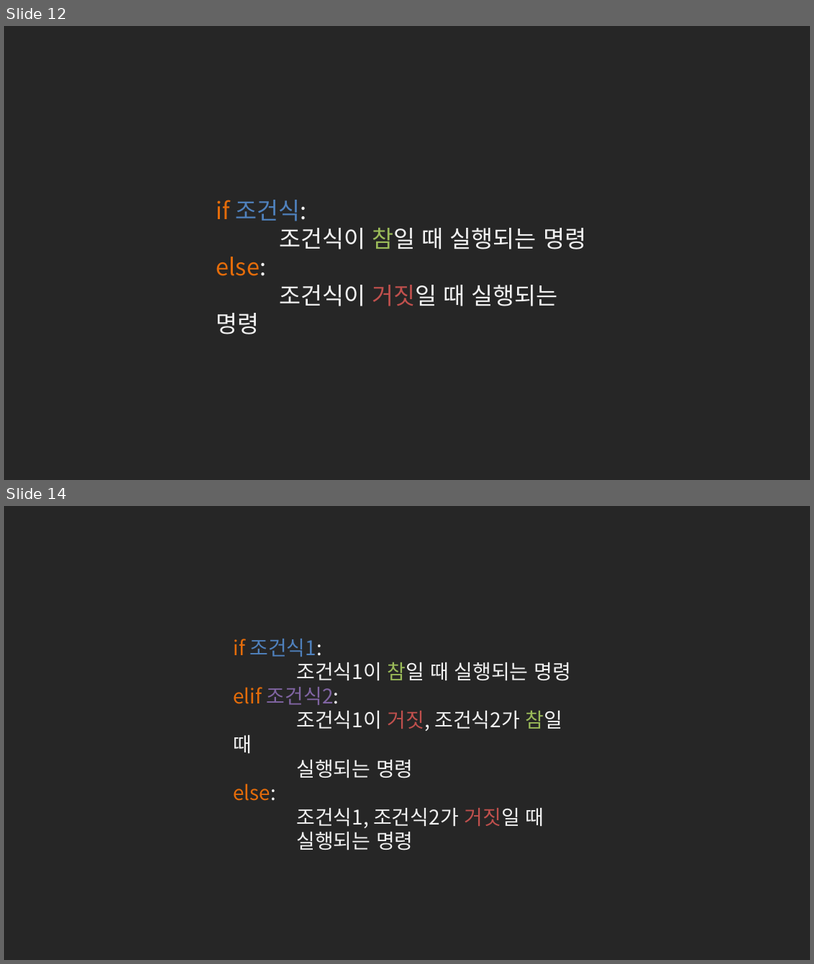
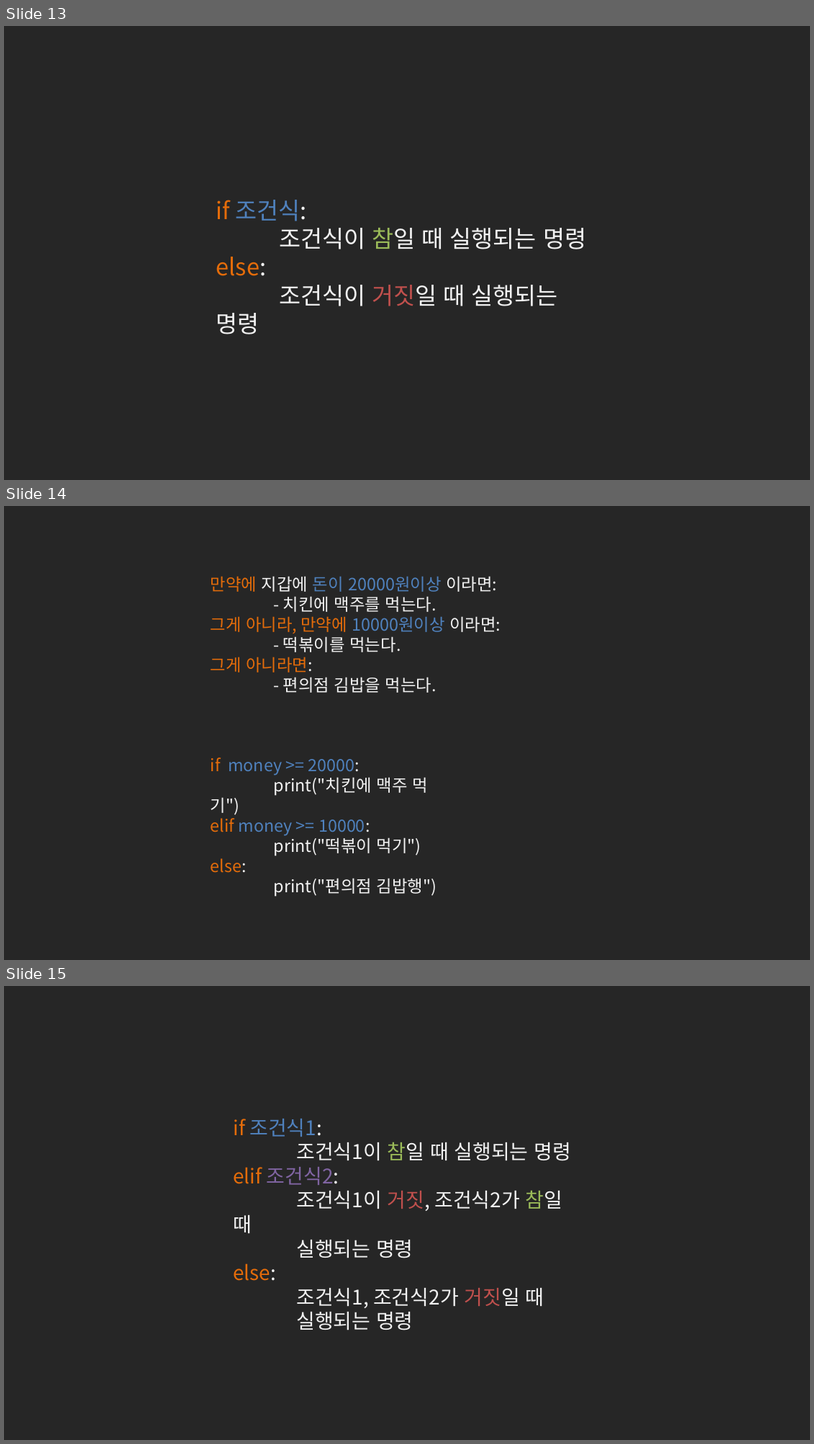
Before and after one commit to kwonkijun/python, a slide deck: 파이썬기초(PPT)/NEW_2021버전/파이썬 기초 6강_조건문.pptx. Shown one above the other, each under a label of ours: slides 12 and 14 before the commit, slides 13, 14 and 15 after it; the slides between them are not shown. The pictures are 814x964 and 814x1444 pixels, drawn with LibreOffice and Linux fonts; fonts in the diff are those of the drawing. Boxes give left, top, right and bottom in pixels: in the first picture for what was removed or moved away, otherwise in the second. Text is boxed around its words. In the diff, an @@ line names an element or a change of style, - is before the commit and + after.

```diff
--- a/파이썬기초(PPT)/NEW_2021버전/파이썬 기초 6강_조건문.pptx
+++ b/파이썬기초(PPT)/NEW_2021버전/파이썬 기초 6강_조건문.pptx
@@ slide 14 added at bbox=[4, 506, 810, 960], background #262626 @@
@@ text added at bbox=[211, 576, 501, 692], 20 pt, text #F2F2F2 @@
+만약에 지갑에 돈이 20000원이상 이라면:
+- 치킨에 맥주를 먹는다.
+그게 아니라, 만약에 10000원이상 이라면:
+- 떡볶이를 먹는다.
+그게 아니라면:
+- 편의점 김밥을 먹는다.
@@ text added at bbox=[211, 757, 437, 896], 20 pt, text #F2F2F2 @@
+if money >= 20000:
+print("치킨에 맥주 먹기")
+elif money >= 10000:
+print("떡볶이 먹기")
+else:
+print("편의점 김밥행")
@@ what was slide 12 is now slide 13 @@
@@ what was slide 14 is now slide 15 @@
```
Also in this commit, not shown: 3 slides changed, 1 other slide added, 1 slide removed, 32 other files.
